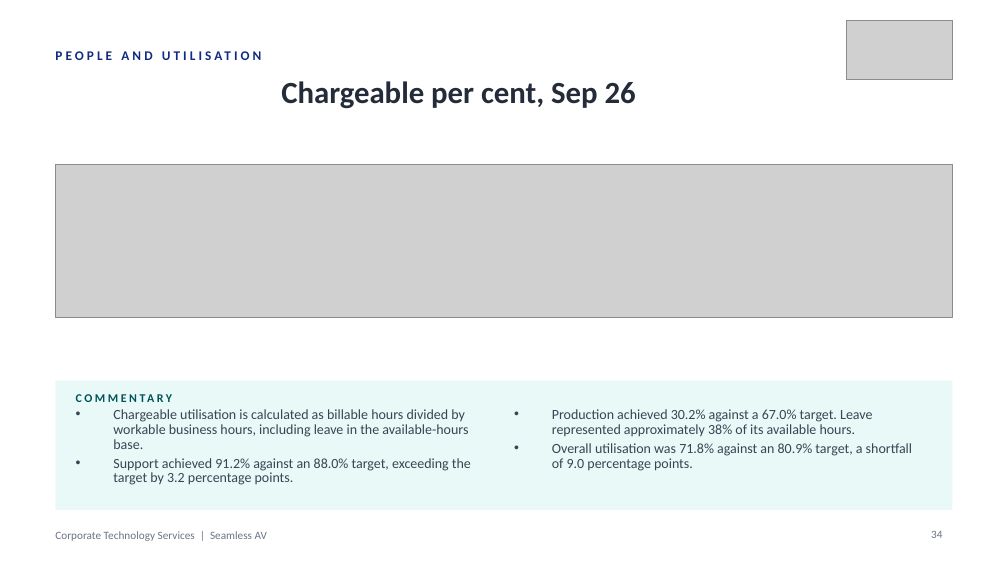
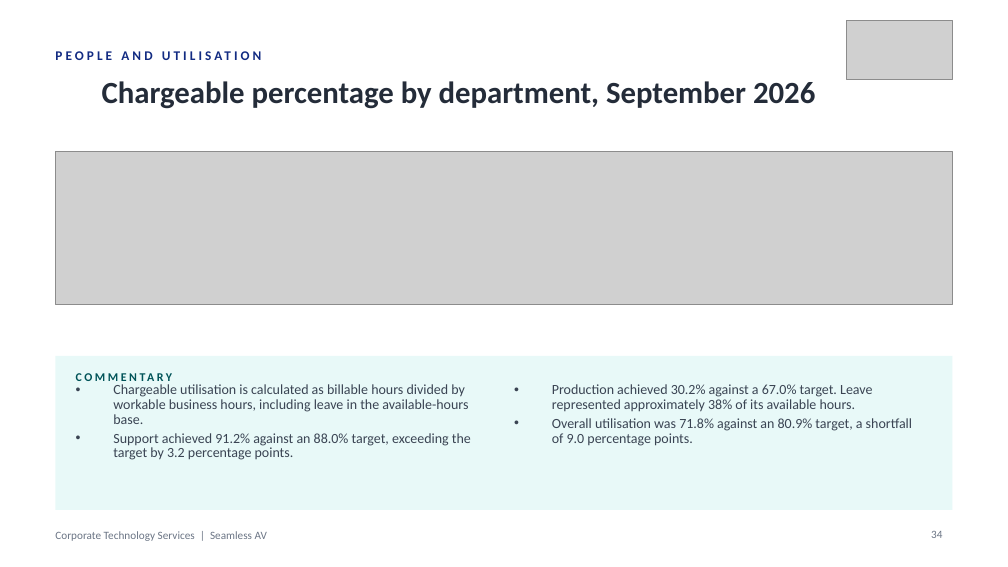
Before and after one commit to WesleyNelson-O33/Claude, a slide deck: slide 34 of deck/CTS Monthly Business Review - 30092026.pptx. Drawn at 1008x567 pixels with LibreOffice and Linux fonts; fonts in the diff are those of the drawing; grey boxes stand for pictures. Boxes give left, top, right and bottom in pixels: in the first picture for what was removed or moved away, otherwise in the second. Text is boxed around its words. In the diff, an @@ line names an element or a change of style, - is before the commit and + after.

```diff
--- a/deck/CTS Monthly Business Review - 30092026.pptx
+++ b/deck/CTS Monthly Business Review - 30092026.pptx
@@ text at (102,81,815,109): text changed @@
-Chargeable per cent, Sep 26
+Chargeable percentage by department, September 2026
@@ picture: place and size @@
-picture at (55,164,953,317)
+picture at (55,152,953,304)
@@ rectangle: place and size @@
-rectangle at (55,381,953,510)
+rectangle at (55,356,953,510)
@@ text "Chargeable utilisation is calculated as ...": place and size @@
-text "Chargeable utilisation is calculated as ..." at (113,409,471,485)
+text "Chargeable utilisation is calculated as ..." at (113,384,471,460)
@@ text "COMMENTARY" rewrapped from (76,389,378,407) to (76,364,378,389) @@
@@ text "Production achieved 30.2% against a ...": place and size @@
-text "Production achieved 30.2% against a ..." at (552,409,912,471)
+text "Production achieved 30.2% against a ..." at (552,384,912,446)
```
Also in this commit, not shown: 36 other slides changed, 3 other files.
